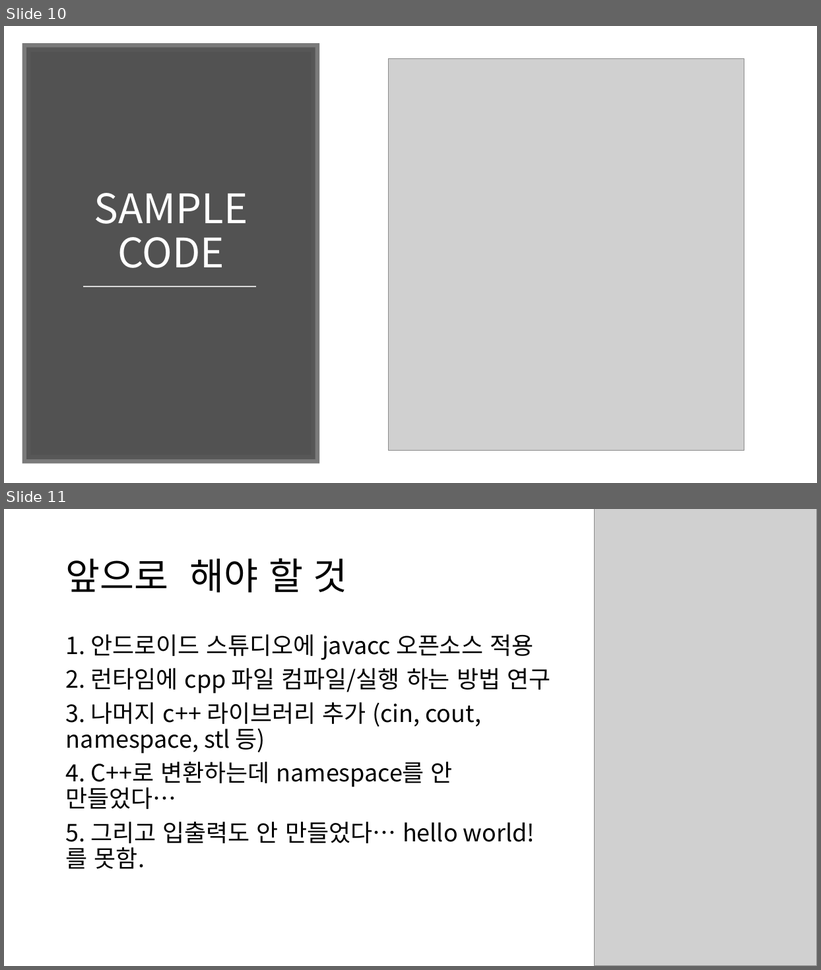
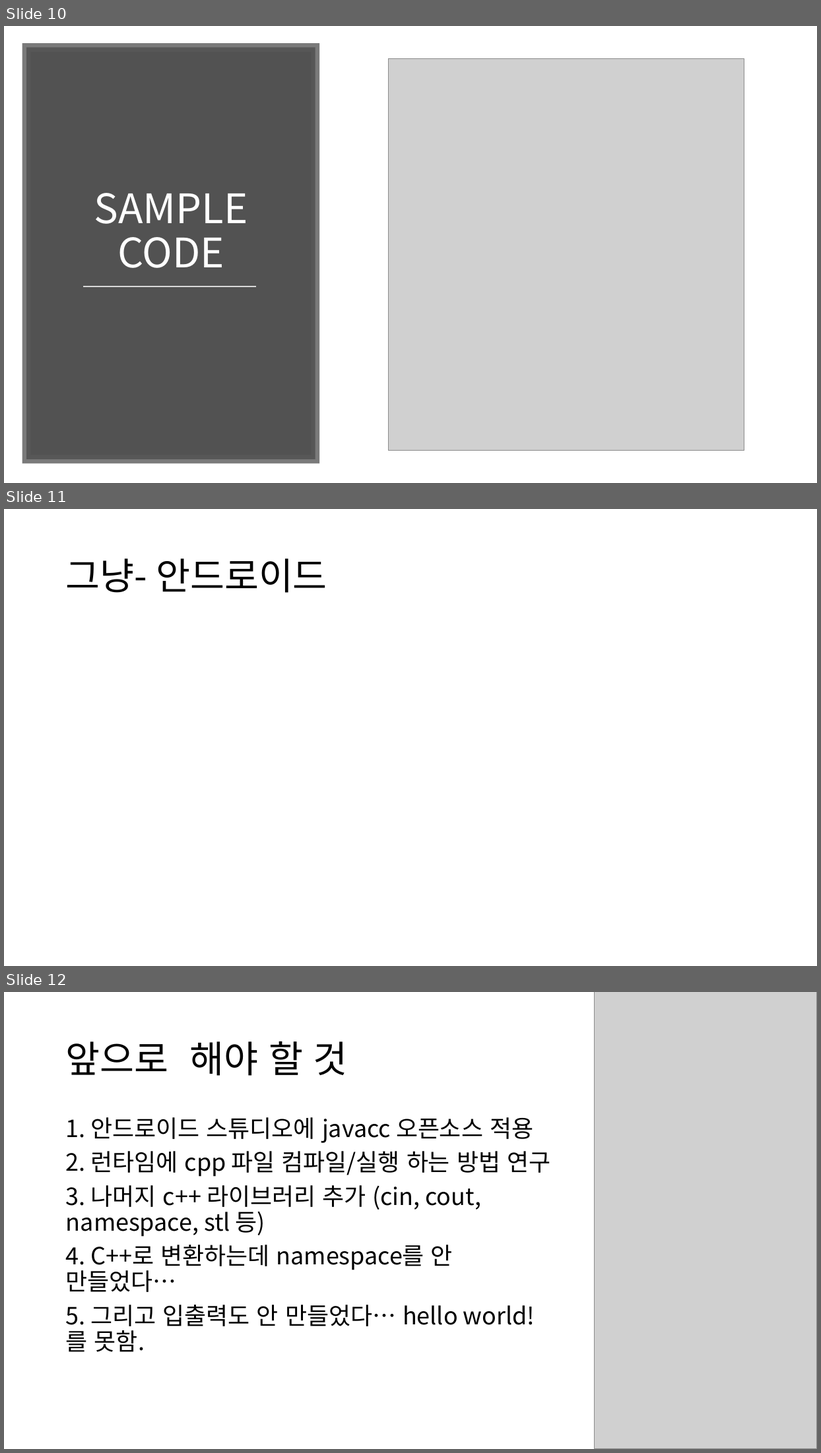
Before and after one commit to CLUG-kr/dapp, a slide deck: DAPP_final.pptx. Shown one above the other, each under a label of ours: slides 10 and 11 before the commit, slides 10, 11 and 12 after it. The pictures are 821x970 and 821x1453 pixels, drawn with LibreOffice and Linux fonts; fonts in the diff are those of the drawing; grey boxes stand for pictures; background and template pictures are left out. Boxes give left, top, right and bottom in pixels: in the first picture for what was removed or moved away, otherwise in the second. Text is boxed around its words. In the diff, an @@ line names an element or a change of style, - is before the commit and + after.

```diff
--- a/DAPP_final.pptx
+++ b/DAPP_final.pptx
@@ slide 11 added at (4, 509, 817, 966), background picture (left out) @@
@@ title added at (66, 559, 327, 593), 44 pt, text #000000 @@
+그냥- 안드로이드
@@ what was slide 11 is now slide 12 @@
```
